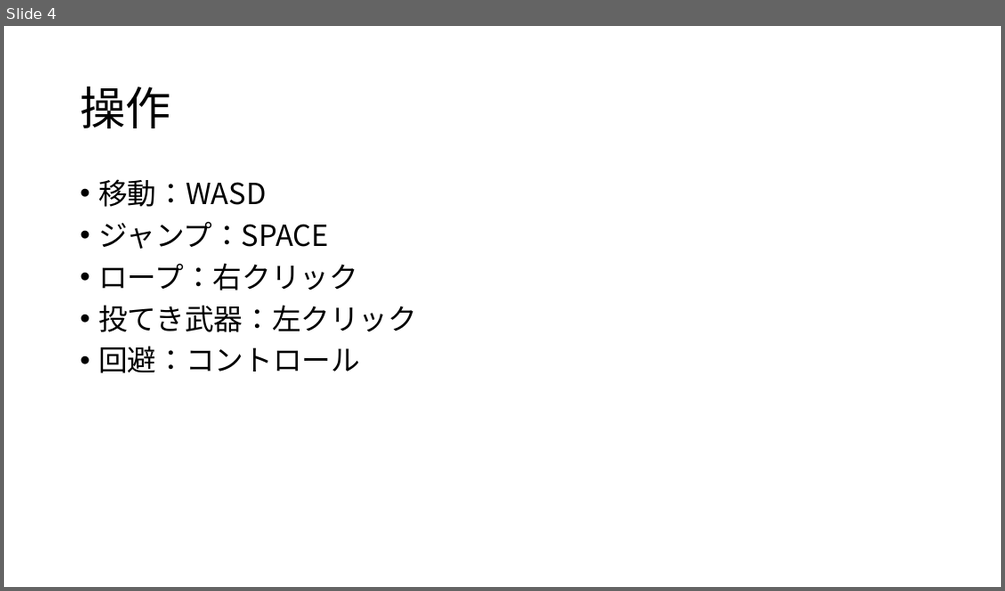
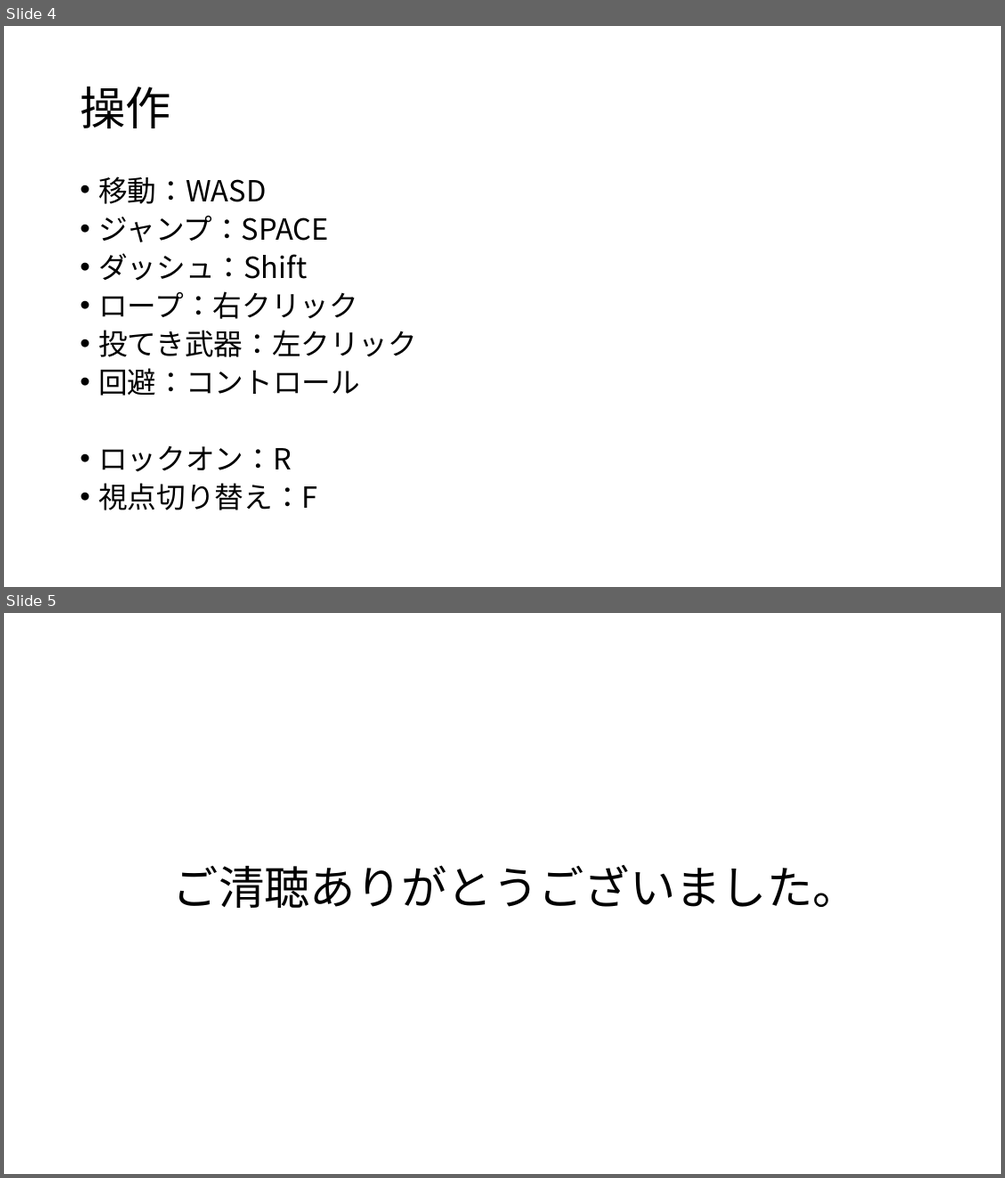
Before and after one commit to UMA729/MySchoolDatas, a slide deck: ゲーム案2.pptx. Shown one above the other, each under a label of ours: slide 4 before the commit, slides 4 and 5 after it. The pictures are 1005x591 and 1005x1178 pixels, drawn with LibreOffice and Linux fonts; fonts in the diff are those of the drawing. Boxes give left, top, right and bottom in pixels: in the first picture for what was removed or moved away, otherwise in the second. Text is boxed around its words. In the diff, an @@ line names an element or a change of style, - is before the commit and + after.

```diff
--- a/ゲーム案2.pptx
+++ b/ゲーム案2.pptx
@@ slide 5 added at box(4, 613, 1001, 1174), background #FFFFFF @@
@@ title added at box(173, 865, 858, 908), 44 pt, text #000000 @@
+ご清聴ありがとうございました。
@@ slide 4 changed as well @@
@@ text at box(98, 176, 417, 395): line spacing 0.9 to 0.8 @@
@@ text at box(98, 253, 307, 281): paragraph added @@
+• ダッシュ：Shift
@@ text at box(98, 446, 317, 510): paragraphs added @@
+• ロックオン：R
+• 視点切り替え：F
```
Also in this commit, not shown: 2 other slides changed, 1 other slide added, 1 slide removed, 5 other files.
